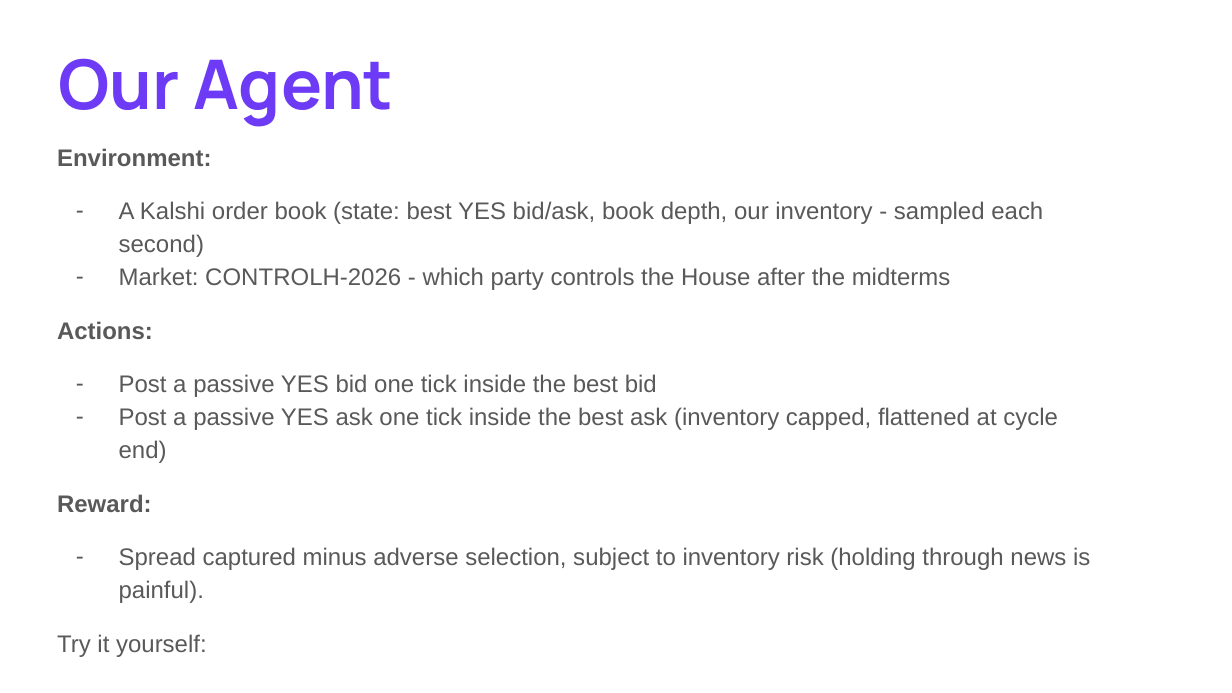
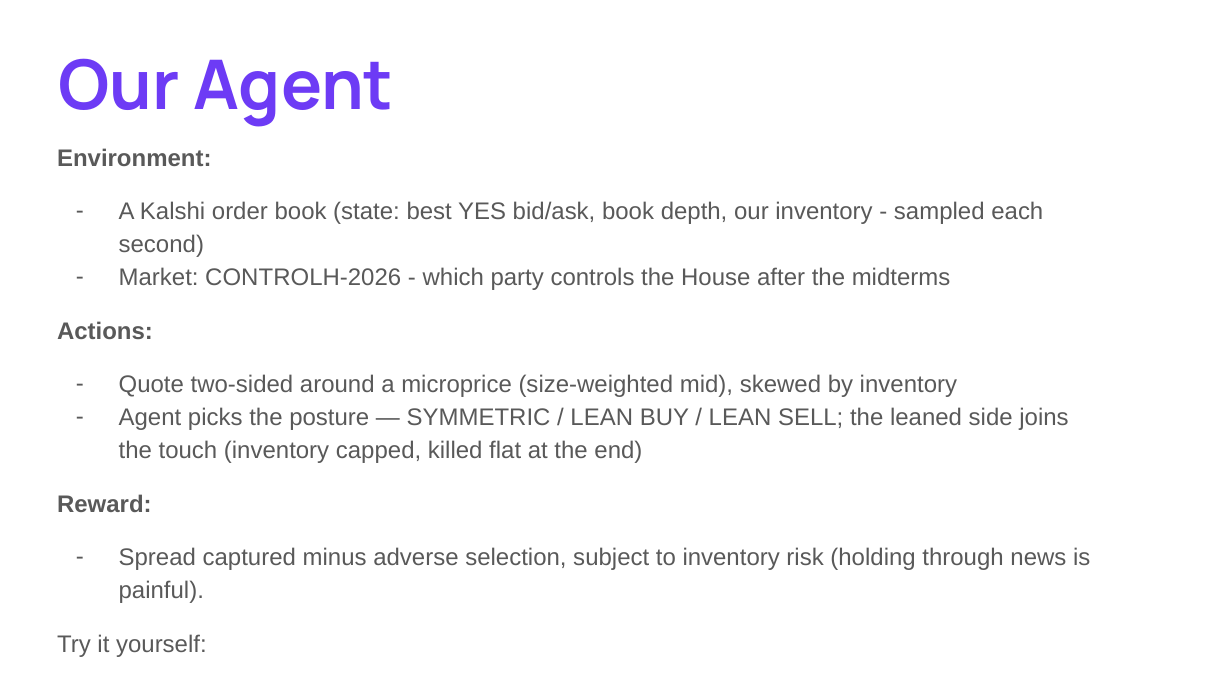
Before and after one commit to athaker/econ_136, a slide deck: slide 8 of Agents_for_Finance_2026.pptx. Drawn at 1232x693 pixels with LibreOffice and Linux fonts; fonts in the diff are those of the drawing; background and template pictures are left out. Boxes give left, top, right and bottom in pixels: in the first picture for what was removed or moved away, otherwise in the second. Text is boxed around its words. In the diff, an @@ line names an element or a change of style, - is before the commit and + after.

```diff
--- a/Agents_for_Finance_2026.pptx
+++ b/Agents_for_Finance_2026.pptx
@@ text at (x1=119, y1=374, x2=1068, y2=463): text changed @@
-– Post a passive YES bid one tick inside the best bid
-– Post a passive YES ask one tick inside the best ask (inventory capped, flattened at cycle end)
+– Quote two-sided around a microprice (size-weighted mid), skewed by inventory
+– Agent picks the posture — SYMMETRIC / LEAN BUY / LEAN SELL; the leaned side joins the touch (inventory capped, killed flat at the end)
```
Also in this commit, not shown: 1 other file.
